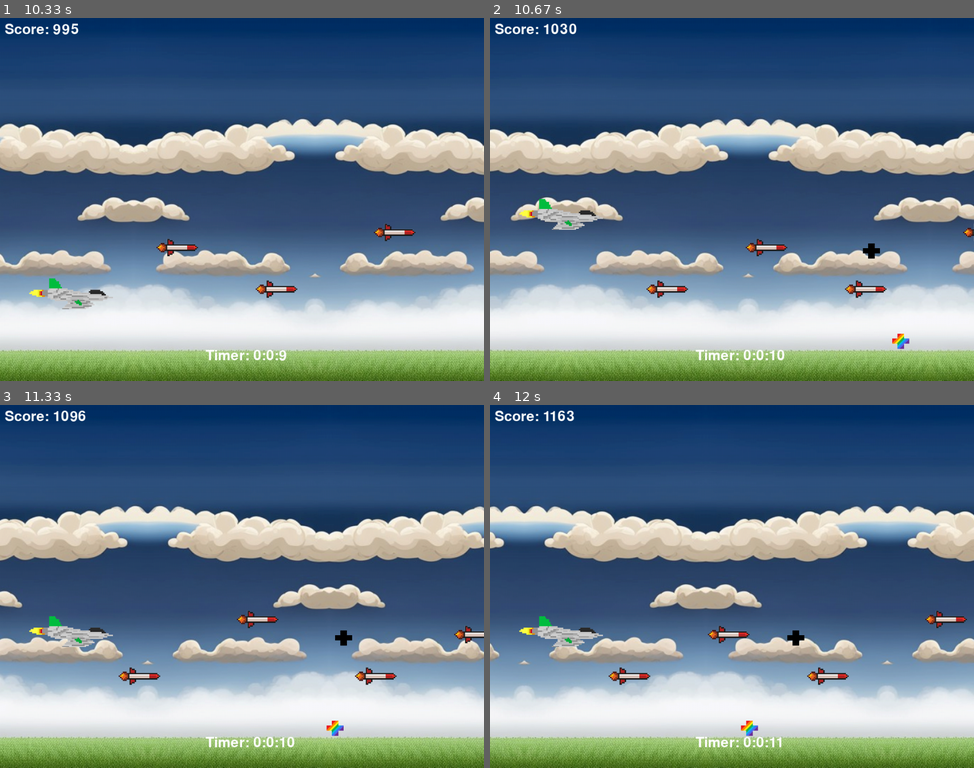
Above: before the commit, frames 1-4 (two rows, left to right).
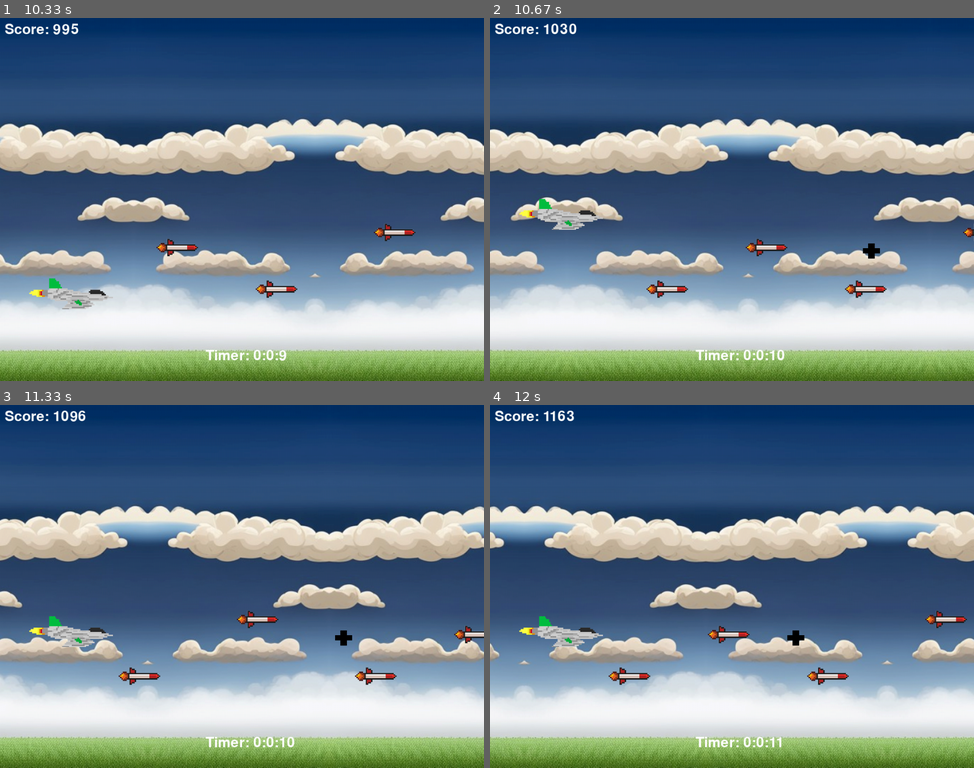
Above: after the commit, the same moments.

Repository: NezirNezirevic1054620/pygame_app
Game: pygame game, started from game.py
Two runs of this game, one before a commit and one after it. Both use one fixed random seed, a clock stepped at 60 frames per second and the inputs below.
Inputs:
- Up to frame 1 (10.33 s): tap P at 0.33 s; tap Space at 0.67, 1.07, 1.37, 1.57, 1.97, 2.37, 2.7, 3.03, 3.43, 3.83, 4.17, 4.5, 4.9, 5.3, 5.63, 5.97, 6.37, 6.77, 7.1, 7.43, 7.83, 8.23, 8.57, 8.9, 9.3, 9.7, 10.03 s; hold Down 1-1.47 s; hold Up 1.5-1.87 s; hold Down 1.9-2.27 s; hold Up 2.3-2.6 s; hold Down 2.63-2.93 s; hold Up 2.97-3.33 s; hold Down 3.37-3.73 s; hold Up 3.77-4.07 s; hold Down 4.1-4.4 s; hold Up 4.43-4.8 s; hold Down 4.83-5.2 s; hold Up 5.23-5.53 s; hold Down 5.57-5.87 s; hold Up 5.9-6.27 s; hold Down 6.3-6.67 s; hold Up 6.7-7 s; hold Down 7.03-7.33 s; hold Up 7.37-7.73 s; hold Down 7.77-8.13 s; hold Up 8.17-8.47 s; hold Down 8.5-8.8 s; hold Up 8.83-9.2 s; hold Down 9.23-9.6 s; hold Up 9.63-9.93 s; hold Down 9.97-10.27 s; hold Up from 10.3 s (still down)
- Up to frame 2 (10.67 s): keep holding Up; tap Space at 10.37 s
- Up to frame 3 (11.33 s): release Up at 10.67 s; hold Down 10.7-11.07 s; tap Space at 10.77, 11.17 s; hold Up from 11.1 s (still down)
- Up to frame 4 (12 s): release Up at 11.4 s; hold Down 11.43-11.73 s; tap Space at 11.5, 11.83 s; hold Up from 11.77 s (still down)

Frame 1 is identical in both runs. In frame 2, less than 0.1% of the frame differs, in the area x 83-87%, y 86-92%; in frame 3, less than 0.1%; in frame 4, less than 0.1%, in the area x 51-56%, y 86-92%.

Commit message:
power ups score

Diff:
--- a/data/score.json
+++ b/data/score.json
@@ -1 +1 @@
-2163
+726
--- a/screens/start_game_screen.py
+++ b/screens/start_game_screen.py
@@ -52,7 +52,7 @@
 
     return powerup_x, powerup_y
 
-#endgame drawen
+# endgame drawen
 def draw_endgame(canvas, endgame_x, endgame_y):
     canvas.blit(endgame, (endgame_x, endgame_y))
 
@@ -132,7 +132,7 @@
         updated_powerups = []
         updated_gameender = []
 
-        if endgame_spawn_timer >= 10 * GAME_SPEED:
+        if endgame_spawn_timer >= 120 * GAME_SPEED:
             endgame_spawn_timer = 0
             endgame_x, endgame_y = generate_endgame_position(SCREEN_WIDTH, SCREEN_HEIGHT)
             gameender.append([endgame_x, endgame_y])
@@ -143,15 +143,22 @@
                 SCREEN_WIDTH, SCREEN_HEIGHT)
             powerups.append([powerup_x, powerup_y])
 
-        for powerup_x, powerup_y in powerups:
+        for powerup_x, powerup_y in powerups[:]:
             powerup_x -= 2
 
             if powerup_x + POWERUP_WIDHT > 0:
                 draw_powerup(canvas, powerup_x, powerup_y)
                 updated_powerups.append([powerup_x, powerup_y])
 
+            for powerup_x, powerup_y in powerups[:]:
+
+                if player.rect.colliderect(pygame.Rect(powerup_x, powerup_y, POWERUP_WIDHT, POWERUP_HEIGHT)):
+                    powerups.remove([powerup_x, powerup_y])
+                    score += 1000
+
+
         for endgame_x, endgame_y in gameender:
-            endgame_x -= 4
+            endgame_x -= 1
 
             if endgame_x + ENDGAME_WIDHT > 0:
                 draw_endgame(canvas, endgame_x, endgame_y)
@@ -166,6 +173,7 @@
 
             # Check for collision
             if player.rect.colliderect(pygame.Rect(enemy_x, enemy_y, ENEMY_WIDTH, ENEMY_HEIGHT)):
+
                 # Handle collision
                 json.write_data(score=score)
                 run = False
@@ -194,6 +202,7 @@
                     score += 100
                     score_counter = font.render(
                         f'Score: {score // 60}', True, (255, 255, 255))
+
 
         all_sprites.draw(canvas)
         pygame.display.flip()
